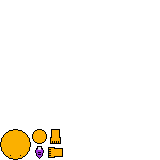
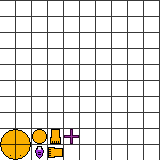
Layers edited between the first and the second w=160, h=160 image:
showed group "Grid" (20 layers) over [0, 0, 160, 160]
added layer "Слой 7" above "Слой 6" over [64, 129, 79, 144]
